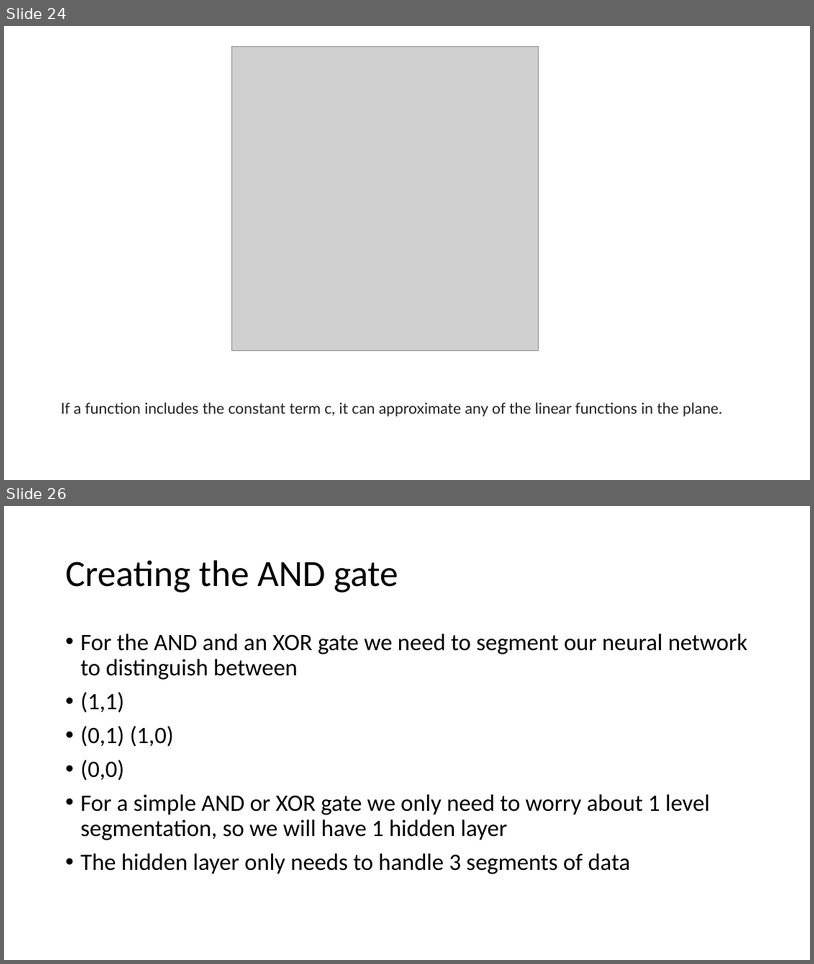
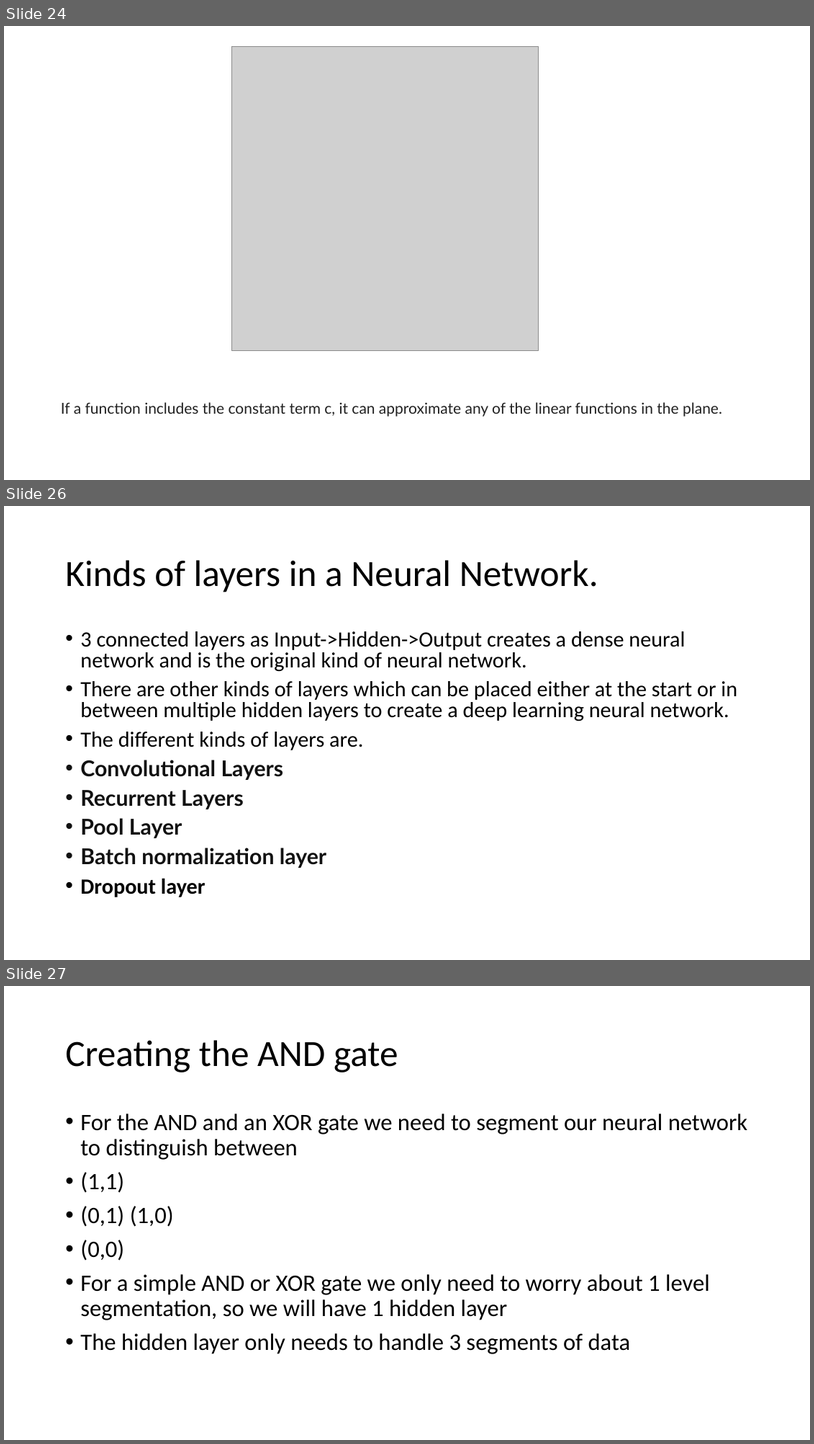
Before and after one commit to mbahrainwala/simpleNN, a slide deck: Introduction To Neural Networks and AI.pptx. Shown one above the other, each under a label of ours: slides 24 and 26 before the commit, slides 24, 26 and 27 after it; the slides between them are not shown. The pictures are 814x964 and 814x1444 pixels, drawn with LibreOffice and Linux fonts; fonts in the diff are those of the drawing; grey boxes stand for pictures. Boxes give left, top, right and bottom in pixels: in the first picture for what was removed or moved away, otherwise in the second. Text is boxed around its words. In the diff, an @@ line names an element or a change of style, - is before the commit and + after.

```diff
--- a/Introduction To Neural Networks and AI.pptx
+++ b/Introduction To Neural Networks and AI.pptx
@@ slide 26 added at (x1=4, y1=506, x2=810, y2=960), background #FFFFFF @@
@@ title added at (x1=65, y1=560, x2=599, y2=592), 44 pt, text #000000 @@
+Kinds of layers in a Neural Network.
@@ text added at (x1=80, y1=631, x2=738, y2=897), 25.9 pt, text #000000 @@
+• 3 connected layers as Input->Hidden->Output creates a dense neural network and is the original kind of neural network.
+• There are other kinds of layers which can be placed either at the start or in between multiple hidden layers to create a deep learning neural network.
+• The different kinds of layers are.
+• Convolutional Layers
+• Recurrent Layers
+• Pool Layer
+• Batch normalization layer
+• Dropout layer
@@ what was slide 26 is now slide 27 @@
```
Also in this commit, not shown: 1 slide changed, 7 other files.
